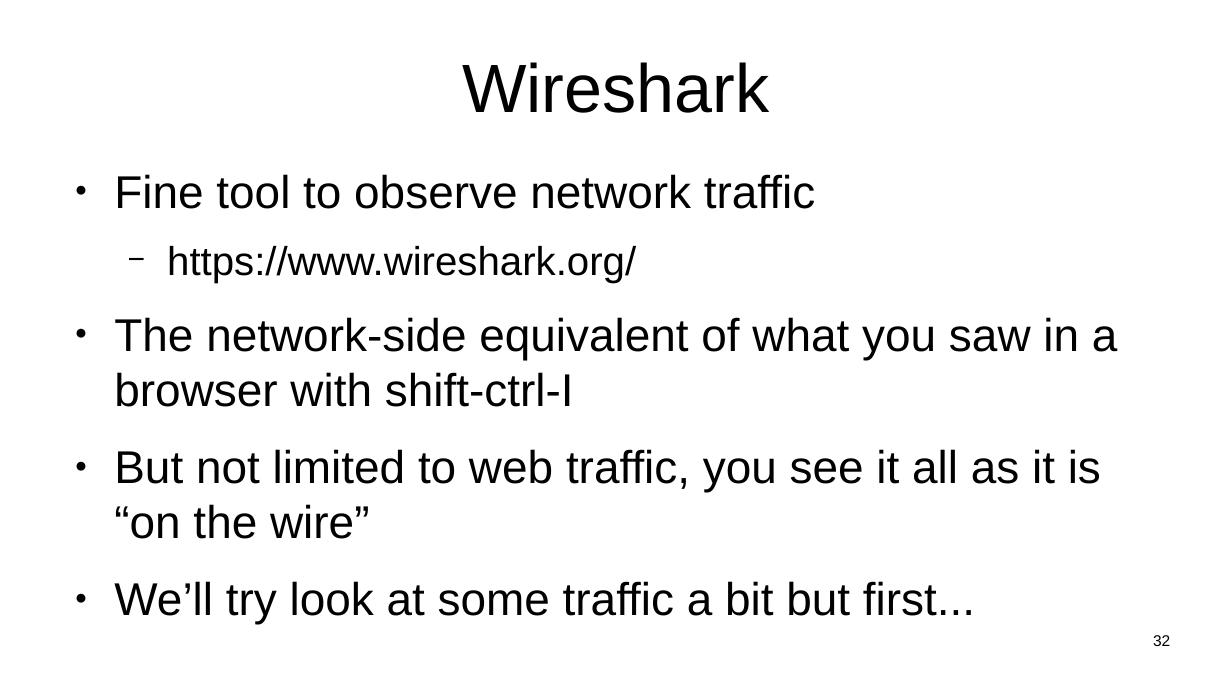
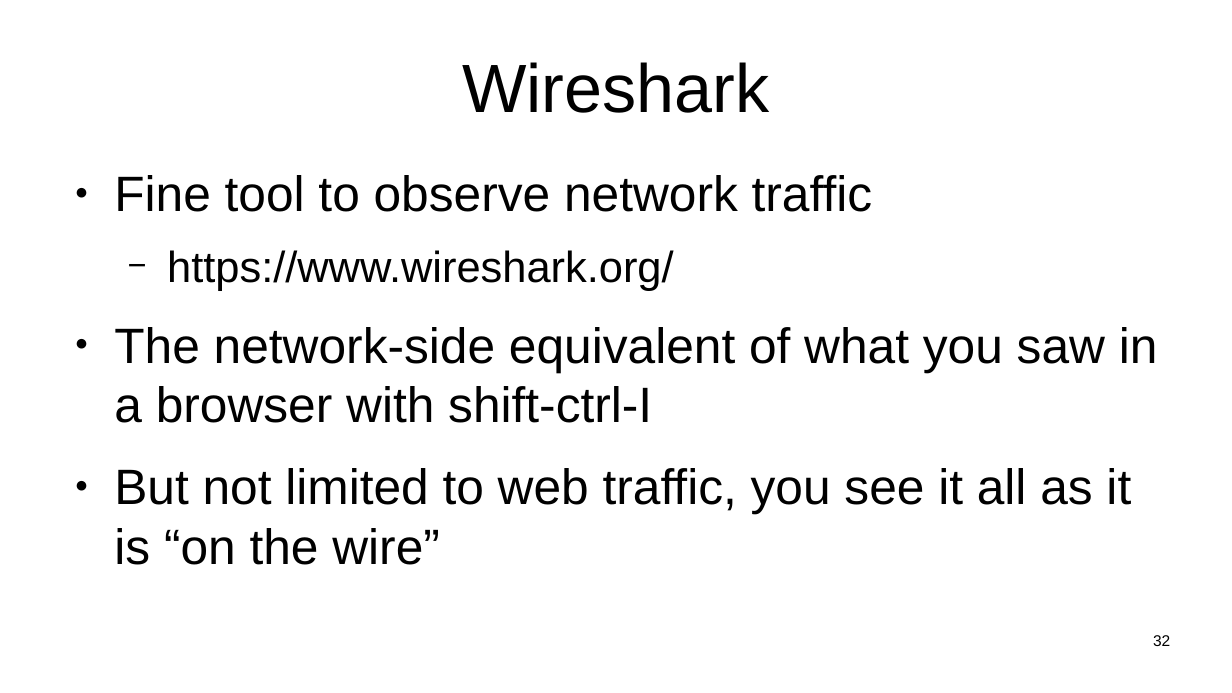
Before and after one commit to sftcd/witidtm, a slide deck: slide 32 of lectures/2022-2023/labs.odp. Drawn at 1232x693 pixels with LibreOffice and Linux fonts; fonts in the diff are those of the drawing. Boxes give left, top, right and bottom in pixels: in the first picture for what was removed or moved away, otherwise in the second. Text is boxed around its words. In the diff, an @@ line names an element or a change of style, - is before the commit and + after.

```diff
--- a/lectures/2022-2023/labs.odp
+++ b/lectures/2022-2023/labs.odp
@@ text "Fine tool to observe network ..." at (x1=114, y1=175, x2=1158, y2=565): size 29.6 to 32 pt in "Fine tool to observe network traffic", "The network-side equivalent of what you saw ...", "But not limited to web traffic, you ..."; size 25.9 to 28 pt in "https://www.wireshark.org/" @@
@@ text at (x1=114, y1=581, x2=975, y2=624): paragraph removed @@
-● We’ll try look at some traffic a bit but first...
```
Also in this commit, not shown: 3 slides added, 1 slide removed, 3 other files.
